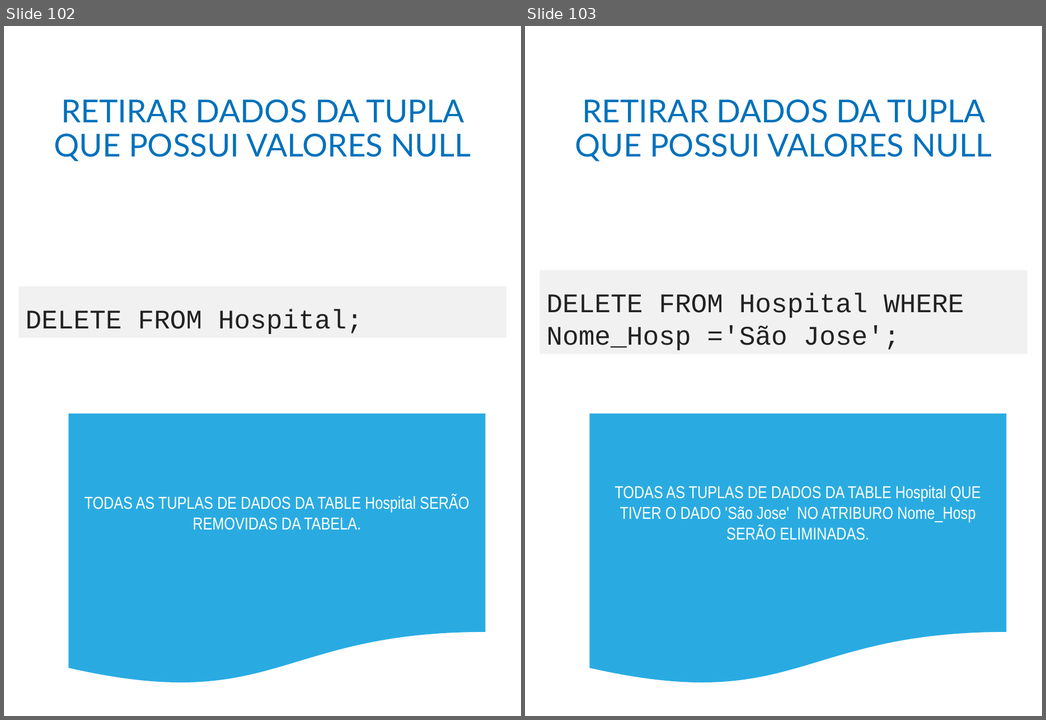
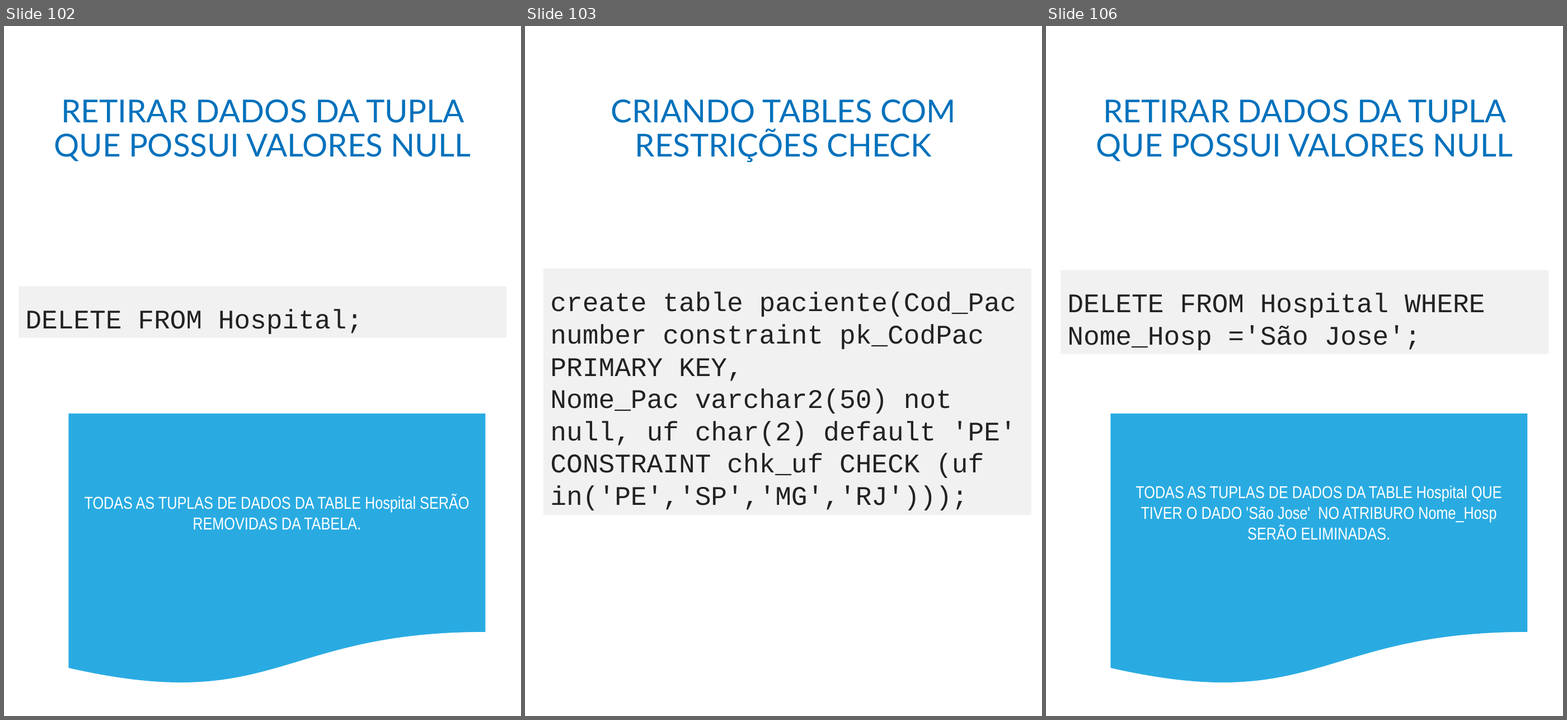
Before and after one commit to adilsonlopesoracle/BancodeDados_Gracas, a slide deck: BANCO DE DADOS_Atualizado.pptx. Shown side by side, each under a label of ours: slides 102 and 103 before the commit, slides 102, 103 and 106 after it; the slides between them are not shown. The pictures are 1046x720 and 1567x720 pixels, drawn with LibreOffice and Linux fonts; fonts in the diff are those of the drawing. Boxes give left, top, right and bottom in pixels: in the first picture for what was removed or moved away, otherwise in the second. Text is boxed around its words. In the diff, an @@ line names an element or a change of style, - is before the commit and + after.

```diff
--- a/BANCO DE DADOS_Atualizado.pptx
+++ b/BANCO DE DADOS_Atualizado.pptx
@@ slide 103 added at <box>525,26,1042,716</box>, background #FFFFFF @@
@@ title added at <box>611,99,956,162</box>, 33 pt, text #0071BC @@
+CRIANDO TABLES COM RESTRIÇÕES CHECK
@@ rectangle added at <box>543,268,1032,514</box>, fill #F1F1F1, 28 pt, text #222222 @@
+create table paciente(Cod_Pac number constraint pk_CodPac PRIMARY KEY,
+Nome_Pac varchar2(50) not null, uf char(2) default 'PE' CONSTRAINT chk_uf CHECK (uf in('PE','SP','MG','RJ')));
@@ what was slide 103 is now slide 106 @@
```
Also in this commit, not shown: 3 slides changed, 30 other slides added.
